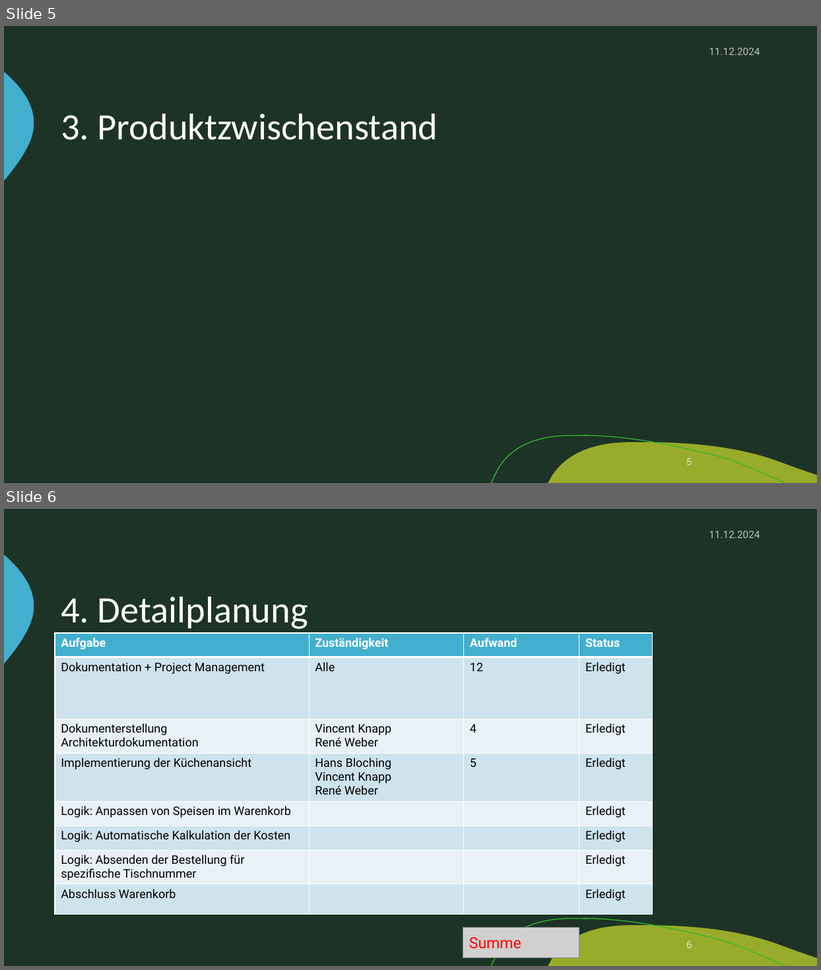
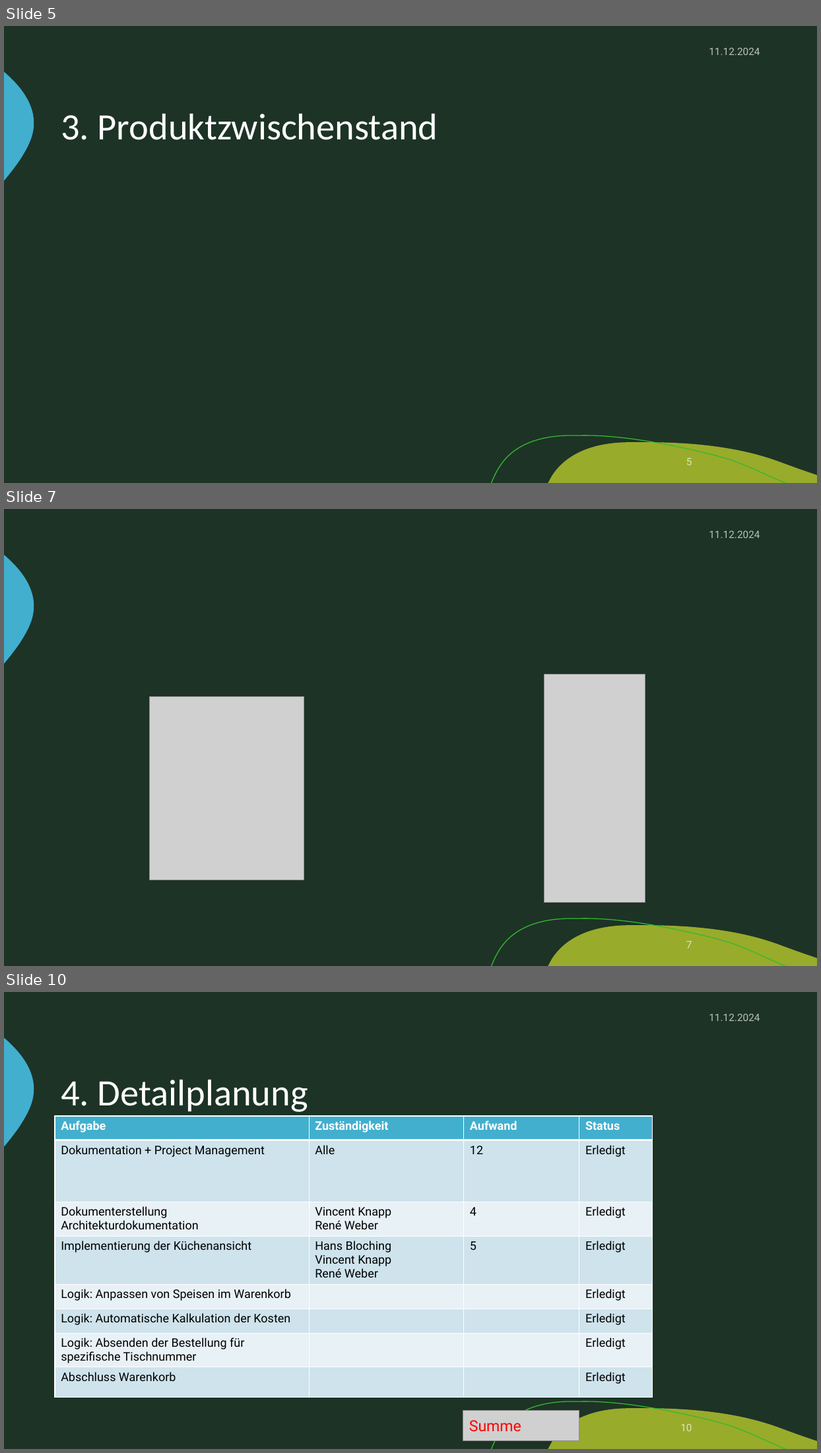
Before and after one commit to zIExpantion/ZumGelbenBach, a slide deck: Dokumente/Sprint-Backlog/Sprint-Backlog2.pptx. Shown one above the other, each under a label of ours: slides 5 and 6 before the commit, slides 5, 7 and 10 after it; the slides between them are not shown. The pictures are 821x970 and 821x1453 pixels, drawn with LibreOffice and Linux fonts; fonts in the diff are those of the drawing; grey boxes stand for pictures; background and template pictures are left out. Boxes give left, top, right and bottom in pixels: in the first picture for what was removed or moved away, otherwise in the second. Text is boxed around its words. In the diff, an @@ line names an element or a change of style, - is before the commit and + after.

```diff
--- a/Dokumente/Sprint-Backlog/Sprint-Backlog2.pptx
+++ b/Dokumente/Sprint-Backlog/Sprint-Backlog2.pptx
@@ slide 7 added at <box>4,509,817,966</box>, background #1D3326; not listed: 3 template elements that a slide beside it also shows @@
@@ text added at <box>709,531,760,538</box>, 12 pt, text #FFFFFF at 70% opacity @@
+11.12.2024
@@ picture added at <box>544,674,645,903</box> @@
@@ picture added at <box>150,696,304,881</box> @@
@@ page number added at <box>686,941,692,949</box>, 12 pt, text #FFFFFF at 70% opacity @@
+7
@@ what was slide 6 is now slide 10 @@
@@ page number at <box>680,1424,692,1432</box>: text changed @@
-6
+10
```
Also in this commit, not shown: 3 other slides added.
